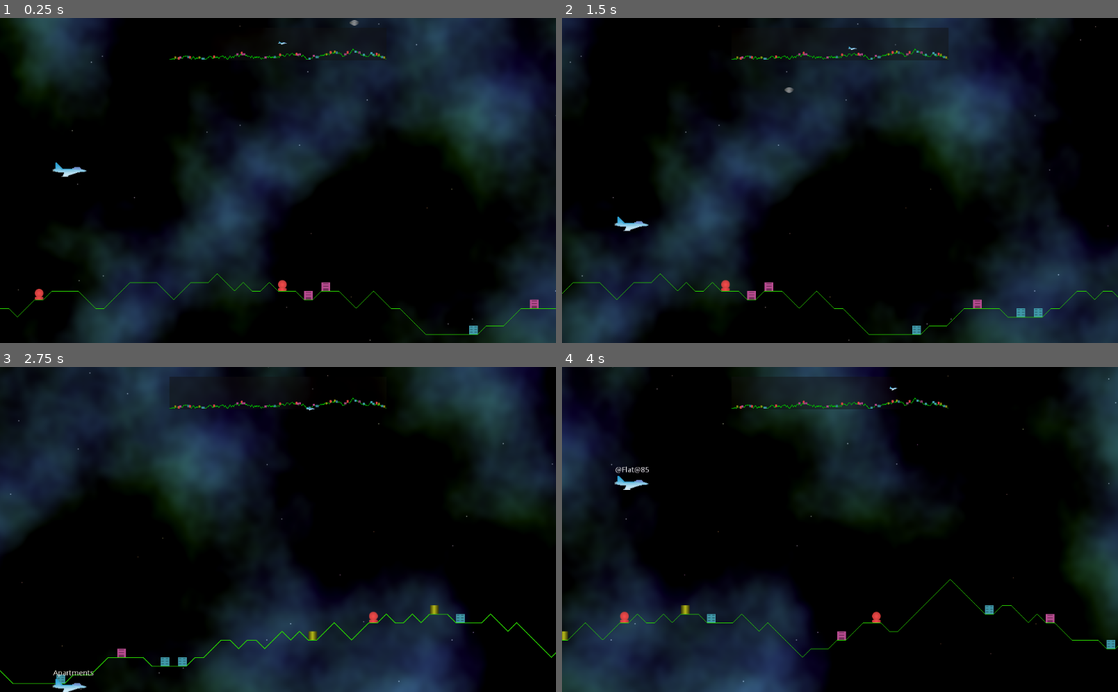
Above: before the commit, frames 1-4 (two rows, left to right).
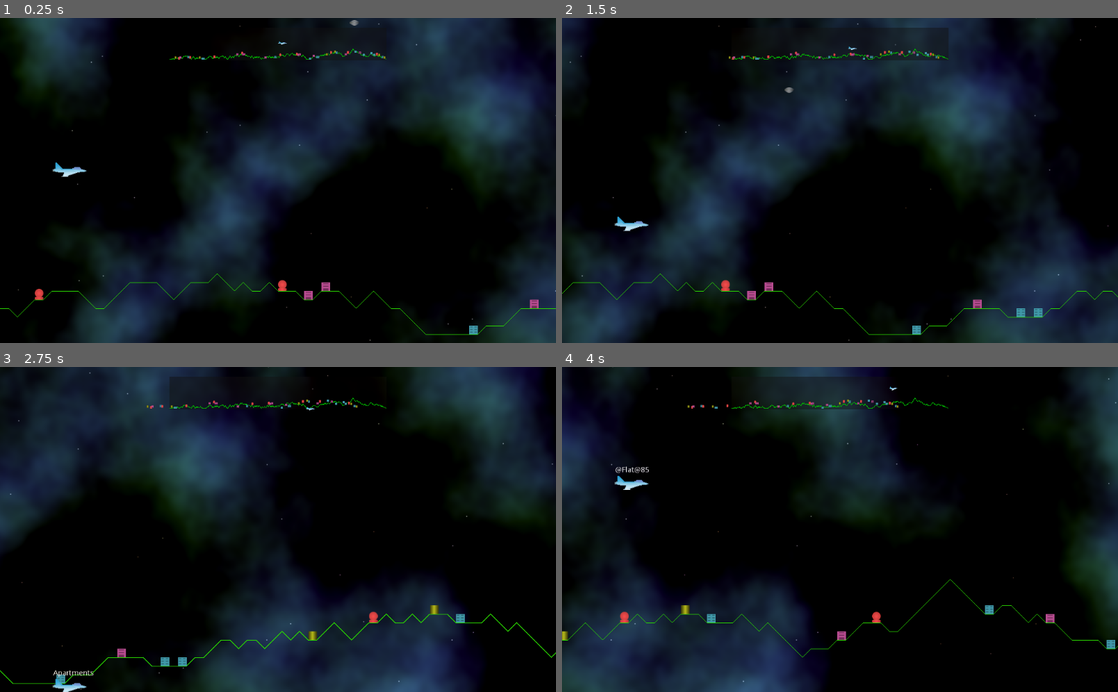
Above: after the commit, the same moments.

Repository: andrew-wilkes/godotia
Game: Godot game, scene res://Main.tscn
Two runs of this game, one before a commit and one after it. Both use one fixed random seed, a clock stepped at 60 frames per second and the inputs below.
Inputs:
- Up to frame 1 (0.25 s): no input
- Up to frame 2 (1.5 s): hold Right (ui_right) 0.53-1.28 s; hold Down (ui_down) from 1.28 s (still down)
- Up to frame 3 (2.75 s): release Down (ui_down) at 2.03 s; hold Right (ui_right) from 2.03 s (still down)
- Up to frame 4 (4 s): release Right (ui_right) at 2.78 s; hold Up (ui_up) 2.78-3.53 s; hold Left (ui_left) from 3.53 s (still down)

The runs differ from the first frame. In frame 1, less than 0.1% of the frame differs, in the area x 31-70%, y 10-13%; in frame 2, 0.2%; in frame 3, 0.2%; in frame 4, 0.2%, in the area x 22-70%, y 10-13%.

Commit message:
Update structures in map

Diff:
--- a/Main.gd
+++ b/Main.gd
@@ -66,6 +66,7 @@
 	turn_player()
 	move_player_sideways(delta)
 	map.position_player(player, scroll_position, terrain)
+	map.update_structures()
 
 
 func process_inputs(delta):
--- a/Map.gd
+++ b/Map.gd
@@ -8,12 +8,13 @@
 
 var coor_scale : Vector2
 var line: Line2D
-var structures = {}
+var structures
 var player
 var plane
 
 func _ready():
 	line = $Line2D
+	structures = find_node("Structures")
 
 
 func set_points(terrain: Terrain):
@@ -33,9 +34,22 @@
 		var node = s.duplicate()
 		node.get_child(0).queue_free()
 		node.scale = ITEM_SCALE
-		node.position *= coor_scale
-		node.position -= Vector2(DX, DX)
-		line.add_child(node)
+		structures.add_child(node)
+
+
+func update_structures():
+	var i = 0
+	for s in globals.structures.values():
+		var struct = structures.get_child(i)
+		if s:
+			struct.position = get_struct_position(s)
+		else:
+			struct.visible = false
+		i += 1
+
+
+func get_struct_position(node):
+	return node.global_position * coor_scale - Vector2(DX - rect_size.x / 2, DX)
 
 
 func add_player(p, scroll_position, terrain):
--- a/Map.tscn
+++ b/Map.tscn
@@ -22,3 +22,5 @@
 points = PoolVector2Array( 0, 0 )
 width = 1.0
 default_color = Color( 0.00784314, 0.764706, 0, 1 )
+
+[node name="Structures" type="Node2D" parent="."]
